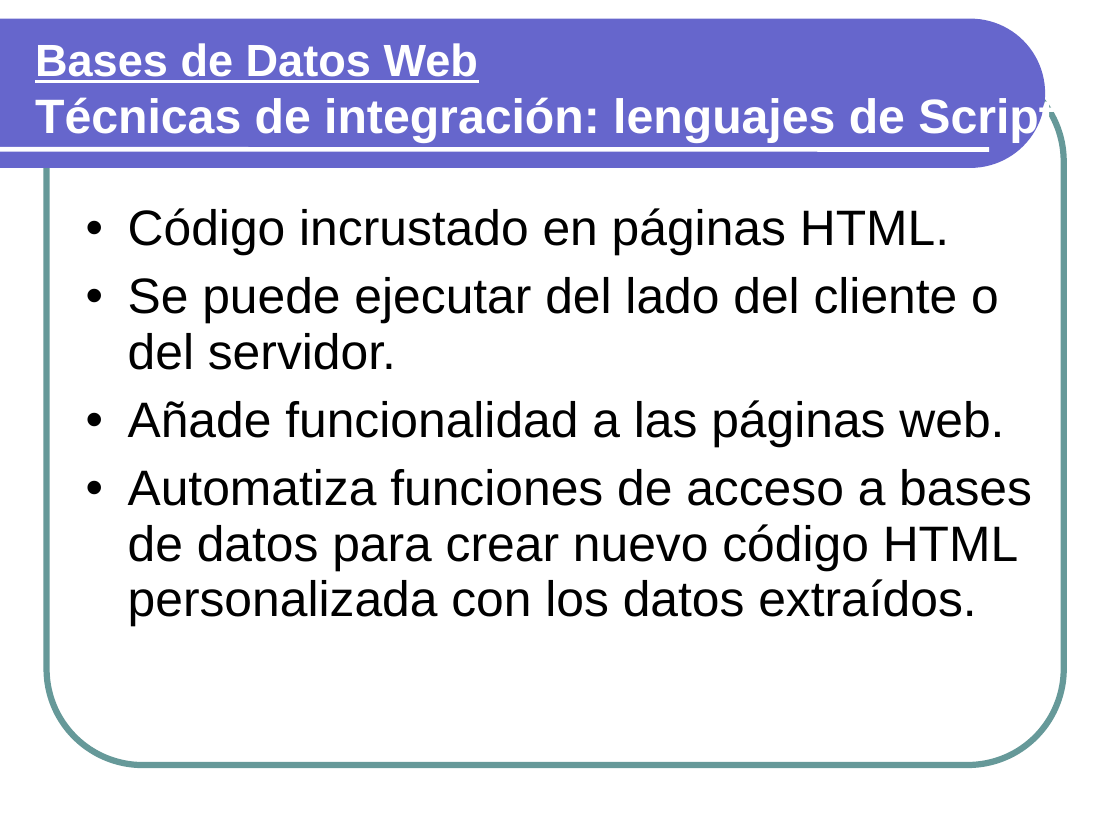
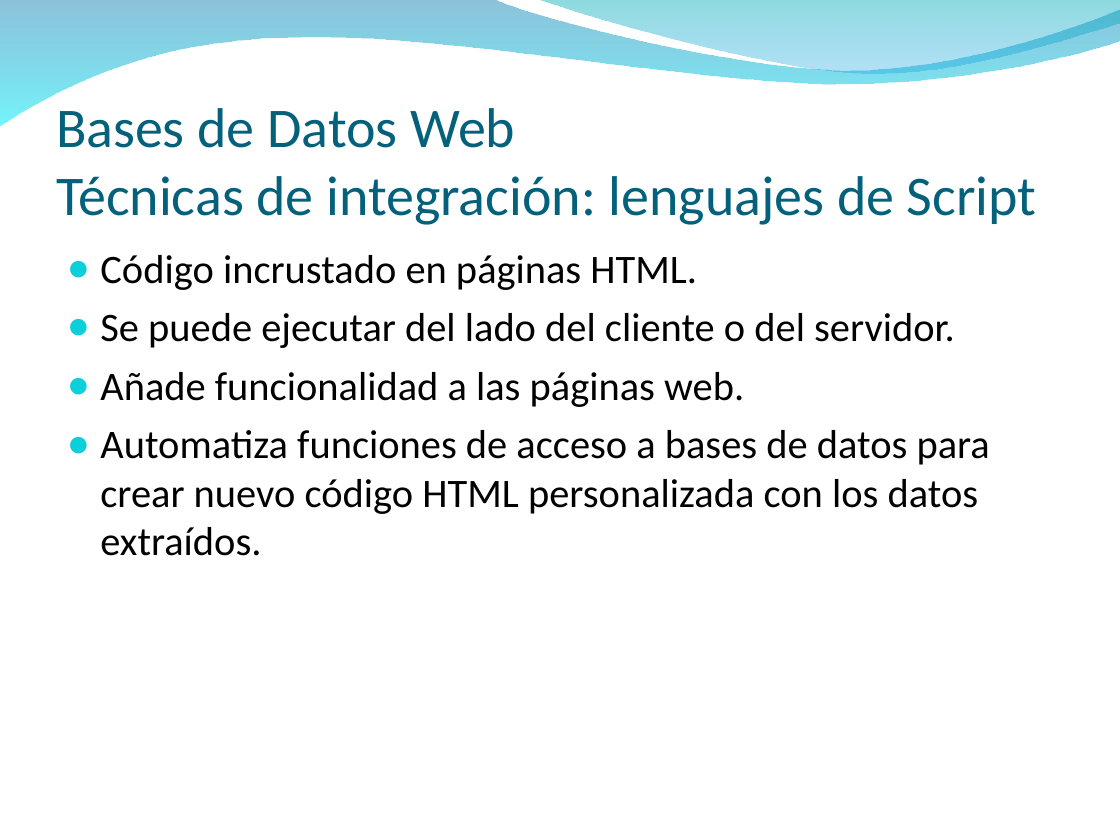
Before and after one commit to txedo/isi-mabd, a slide deck: slide 27 of Funcionalidad3/Funcionalidad3.ppt (slide 26 before the commit). Drawn at 1120x840 pixels with LibreOffice and Linux fonts; fonts in the diff are those of the drawing; background and template pictures are left out. Boxes give left, top, right and bottom in pixels: in the first picture for what was removed or moved away, otherwise in the second. Text is boxed around its words. In the diff, an @@ line names an element or a change of style, - is before the commit and + after.

```diff
--- a/Funcionalidad3/Funcionalidad3.ppt
+++ b/Funcionalidad3/Funcionalidad3.ppt
@@ freeform shape resized from (x1=0, y1=19, x2=1045, y2=168) to (x1=0, y1=0, x2=1120, y2=127) @@
@@ freeform shape at (x1=0, y1=0, x2=1120, y2=127): fill #6666CC to gradient #0079AF to #00EBF8 @@
@@ freeform shape added at (x1=536, y1=0, x2=1120, y2=77), fill gradient #00ADB6 to #009BE5 @@
@@ rounded rectangle removed at (x1=47, y1=65, x2=1064, y2=765) @@
@@ title "Bases de Datos Web Técnicas ..." moved from (x1=35, y1=43, x2=1055, y2=142) to (x1=56, y1=108, x2=1037, y2=225) @@
@@ title "Bases de Datos Web Técnicas ..." at (x1=56, y1=108, x2=1037, y2=225): size 29 to 36 pt, underline off in "Bases de Datos Web"; size 31 to 36 pt in "Técnicas de integración: lenguajes de Script"; font Arial to Calibri, text colour #FFFFFF to #04617B, bold off; line spacing 0.93 to 1; vertical alignment middle to bottom @@
@@ line removed from (0, 149) to (989, 149) @@
@@ text "Código incrustado en páginas HTML." moved from (x1=128, y1=208, x2=1032, y2=627) to (x1=100, y1=255, x2=990, y2=556) @@
@@ text "Código incrustado en páginas HTML." at (x1=100, y1=255, x2=990, y2=556): size 32 to 26 pt, font Arial to Calibri; bullet • to ●; line spacing 0.93 to 1; less space between paragraphs; bullet colour #000000 to #0BD0D9 @@
```
Also in this commit, not shown: 67 other slides changed, 2 slides added, 1 slide removed.
